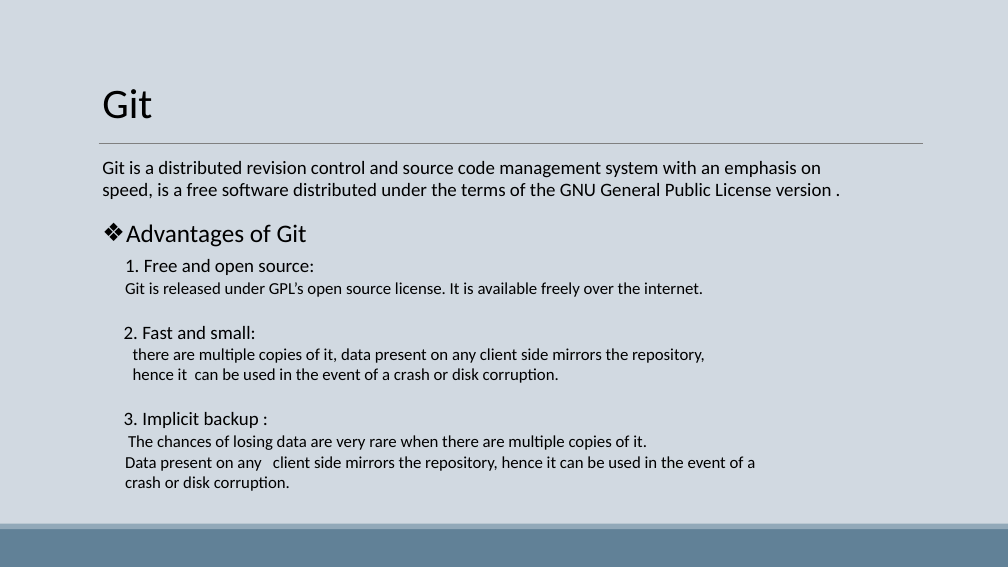
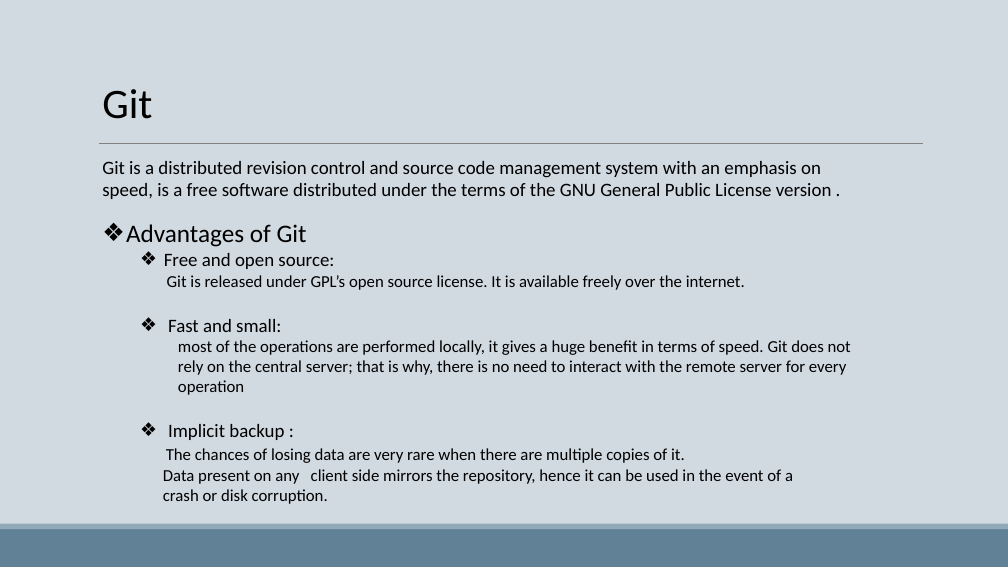
Before and after one commit to manarabdi1/Test-plan, a slide deck: slide 2 of Git VS SVN.pptm. Drawn at 1008x567 pixels with LibreOffice and Linux fonts; fonts in the diff are those of the drawing. Boxes give left, top, right and bottom in pixels: in the first picture for what was removed or moved away, otherwise in the second. Text is boxed around its words. In the diff, an @@ line names an element or a change of style, - is before the commit and + after.

```diff
--- a/Git VS SVN.pptm
+++ b/Git VS SVN.pptm
@@ text at (x1=164, y1=253, x2=334, y2=269): text changed @@
-1. Free and open source:
+  ❖ Free and open source:
@@ text at (x1=163, y1=275, x2=793, y2=484): list level 1 to 2 in "Git is released under GPL’s ..."; list level 1 to 2 in "The chances of losing data ..." @@
@@ text at (x1=168, y1=319, x2=851, y2=440): text changed @@
-2. Fast and small:
-there are multiple copies of it, data present on any client side mirrors the repository,
-hence it can be used in the event of a crash or disk corruption.
-3. Implicit backup :
+  ❖ Fast and small:
+    most of the operations are performed locally, it gives a huge benefit in terms of speed. Git does not rely on the central server; that is why, there is no need to interact with the remote server for every operation
+  ❖ Implicit backup :
```
Also in this commit, not shown: 5 other slides changed, 2 slides added, 1 slide removed, 1 other file.
